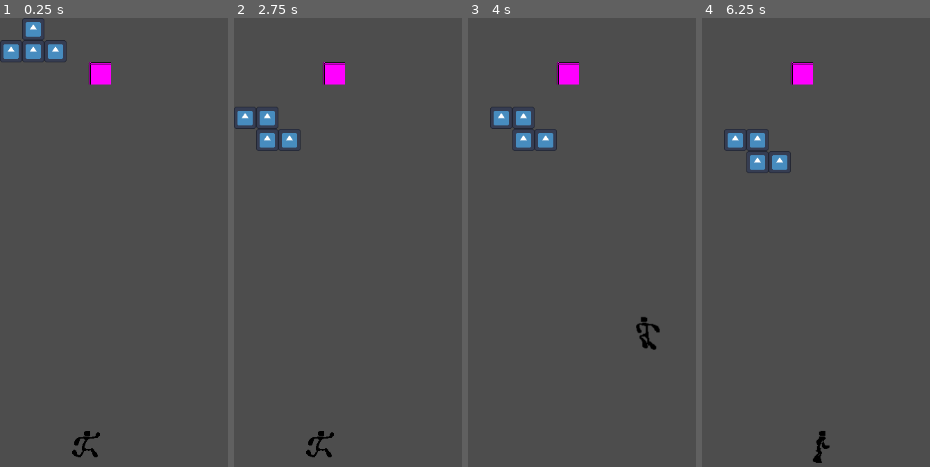
Above: before the commit, frames 1-4 (left to right).
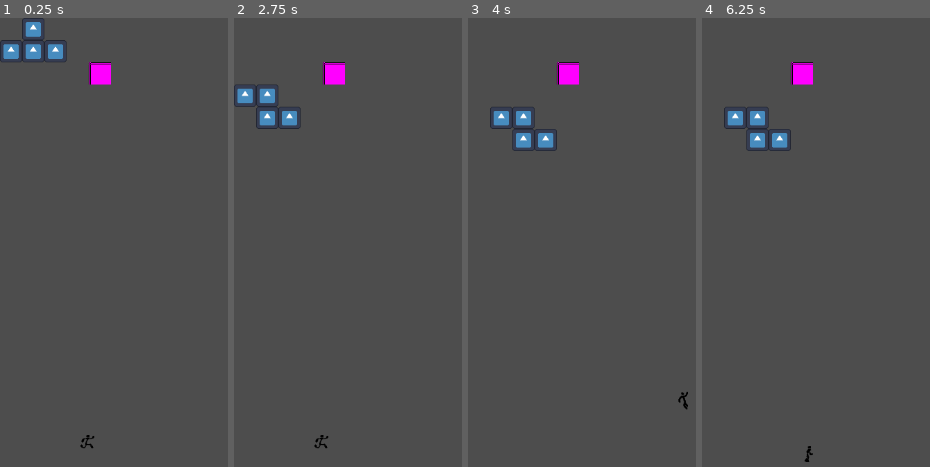
Above: after the commit, the same moments.

Repository: NicoWired/tetrascape
Game: Godot game, scene res://source/main_screens/main/main.tscn
Two runs of this game, one before a commit and one after it. Both use one fixed random seed, a clock stepped at 60 frames per second and the inputs below. The engine's default icon, where the game draws it, is replaced by a stand-in: a white triangle on a blue panel in a dark square.
Inputs:
- Up to frame 1 (0.25 s): no input
- Up to frame 2 (2.75 s): tap Enter at 0.5 s; hold D (right) 0.53-2.03 s; tap N (drop) at 0.6 s; tap Space (jump) at 0.77, 1.52, 2 s; tap J (rotate_cc) at 1.35 s; hold A (left) from 2.03 s (still down); tap K (rotate_cw) at 2.1 s
- Up to frame 3 (4 s): release A (left) at 2.78 s; hold D (right) from 2.78 s (still down); tap L (toggle) at 2.85 s; tap Space (jump) at 3.02, 3.77 s; tap N (drop) at 3.6 s
- Up to frame 4 (6.25 s): release D (right) at 4.28 s; hold A (left) 4.28-5.03 s; tap J (rotate_cc) at 4.35 s; tap Space (jump) at 4.52, 6.02 s; hold D (right) 5.03-5.78 s; tap K (rotate_cw) at 5.1 s; hold A (left) from 5.78 s (still down); tap L (toggle) at 5.85 s

The runs differ from the first frame. In frame 1, 0.3% of the frame differs, in the area x 31-44%, y 91-98%; in frame 2, 2.1%; in frame 3, 0.4%; in frame 4, 2.1%, in the area x 9-57%, y 19-100%.

Commit message:
lower player size and fix accidental fall death

Diff:
--- a/source/player/player.gd
+++ b/source/player/player.gd
@@ -8,11 +8,15 @@
 	JUMPING
 }
 
+# movement constants
 const ACCELERATION: float = 1000.0
 const MAX_SPEED: float = 350.0
 const MAX_JUMP_VELOCITY = -450.0
 const WALL_JUMP_X: float = 350.0
 const WALL_FRICTION: float = 0.3
+
+const BASE_SIZE: int = 64
+const SCALE_SIZE: float = float(GameConfig.TILE_SIZE) / BASE_SIZE
 
 var state: States:
 	set(value):
@@ -33,6 +37,7 @@
 
 
 func _ready() -> void:
+	scale = Vector2(SCALE_SIZE, SCALE_SIZE)
 	GlobalStates.toggled_changed.connect(on_toggle_changed)
 	initialize()
 
@@ -40,6 +45,7 @@
 	if GlobalStates.toggle:
 		return
 
+	# apply grvity
 	if state == States.WALL and velocity.y > 0:
 		velocity += get_gravity() * delta * WALL_FRICTION
 	else:
@@ -51,7 +57,6 @@
 		if is_on_wall_only():
 			velocity.y = MAX_JUMP_VELOCITY
 			velocity.x = WALL_JUMP_X * get_wall_normal().x
-
 
 	var direction := Input.get_axis("left", "right")
 	if direction:
--- a/source/props/exit_door.gd
+++ b/source/props/exit_door.gd
@@ -3,7 +3,7 @@
 
 signal player_entered
 
-const DOOR_SHAPE_SCALE: float = 0.33
+const DOOR_SHAPE_SCALE: float = 0.5
 
 @onready var door_area: Area2D = $DoorArea
 @onready var door_collision_shape: CollisionShape2D = $DoorArea/DoorCollisionShape
--- a/source/tetris/square/piece_square.gd
+++ b/source/tetris/square/piece_square.gd
@@ -3,7 +3,10 @@
 
 signal player_entered
 
+const MAX_FRAMES_PLAYER_INSIDE: int = 3
+
 var square_texture: Texture2D
+var frames_player_inside: int = -1
 
 @onready var collision_shape_2d: CollisionShape2D = $CollisionShape2D
 @onready var square_sprite: Sprite2D = $SquareSprite
@@ -29,6 +32,20 @@
 	piece_area.body_entered.connect(on_body_entered)
 	piece_area.add_child(collision_shape_2d_area)
 
+func _physics_process(_delta) -> void:
+	# this should prevent the signal from triggering when the player overlaps for only one frame
+	if frames_player_inside > 0:
+		var player_found: bool = false
+		for body in piece_area.get_overlapping_bodies():
+			if body is Player:
+				frames_player_inside -= 1
+				player_found = true
+				break
+		if not player_found:
+			frames_player_inside = -1
+	elif frames_player_inside == 0:
+		player_entered.emit()
+
 func on_body_entered(body) -> void:
 	if body is Player:
-		player_entered.emit()
+		frames_player_inside = MAX_FRAMES_PLAYER_INSIDE
